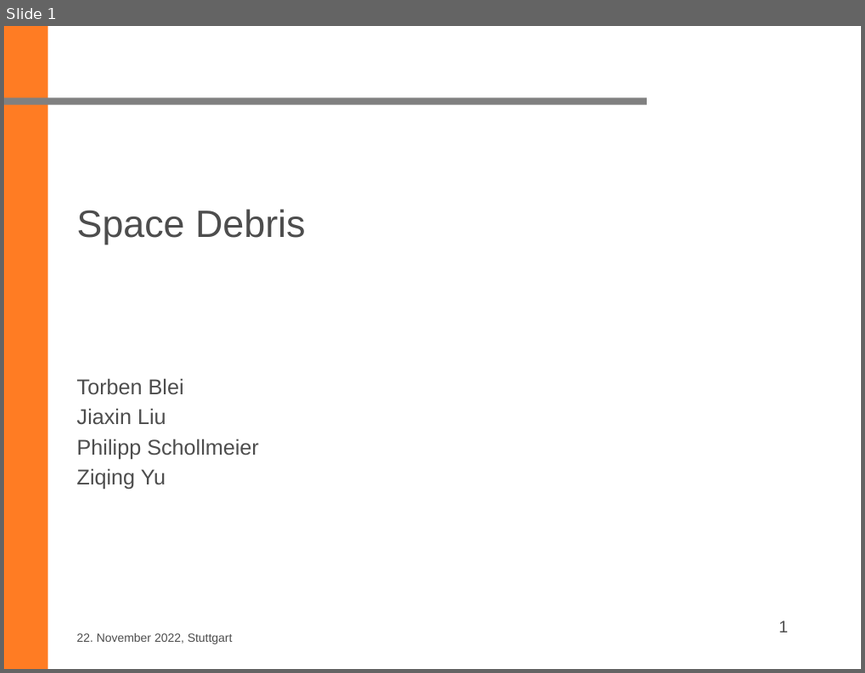
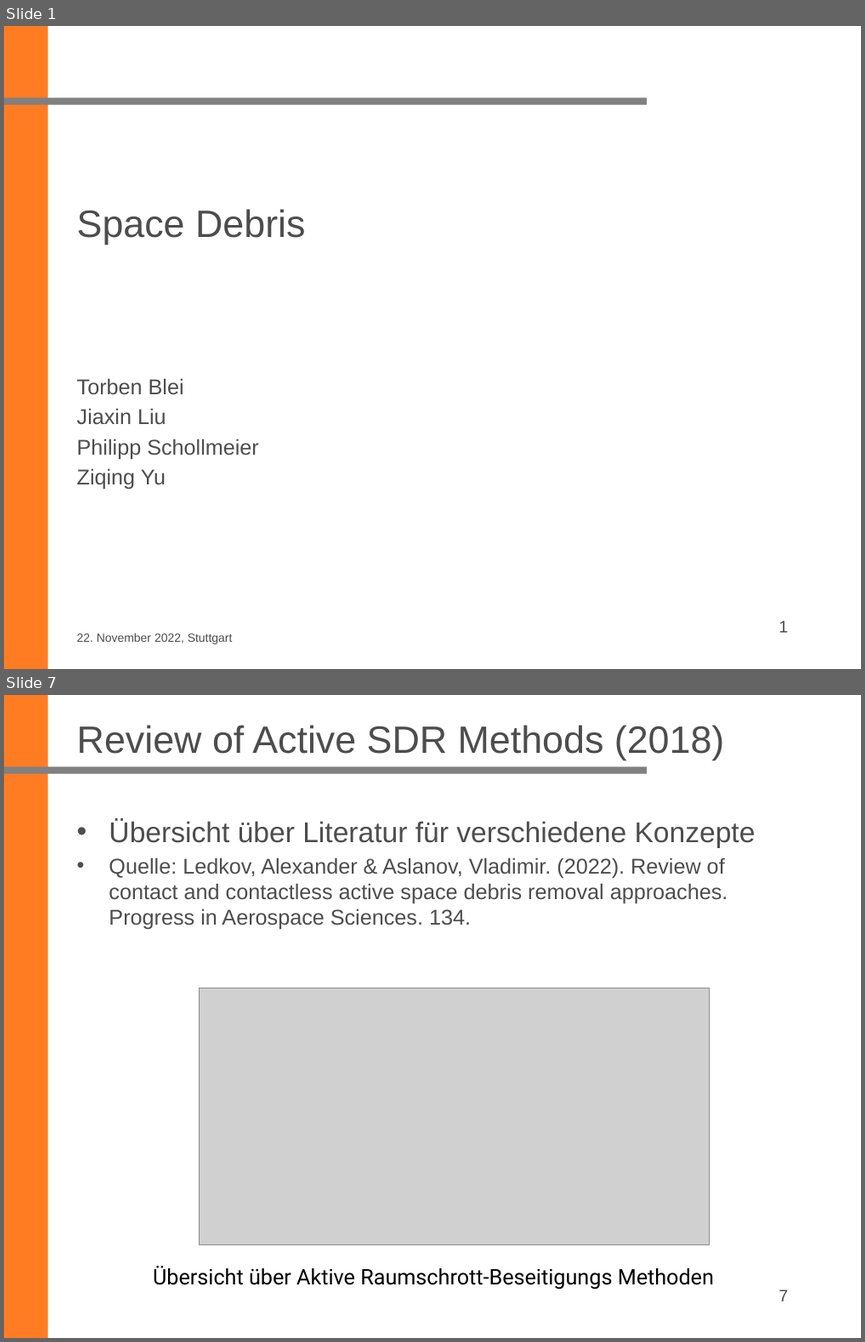
Before and after one commit to ziqing97/Seminar-Aktuelle-Geodaetische-Satelliten-missionen, a slide deck: Project_Space_Debris/vortrag/20221219_Philipp.pptx. Shown one above the other, each under a label of ours: slide 1 before the commit, slides 1 and 7 after it; the slides between them are not shown. The pictures are 865x673 and 865x1342 pixels, drawn with LibreOffice and Linux fonts; fonts in the diff are those of the drawing; grey boxes stand for pictures; background and template pictures are left out. Boxes give left, top, right and bottom in pixels: in the first picture for what was removed or moved away, otherwise in the second. Text is boxed around its words. In the diff, an @@ line names an element or a change of style, - is before the commit and + after.

```diff
--- a/Project_Space_Debris/vortrag/20221219_Philipp.pptx
+++ b/Project_Space_Debris/vortrag/20221219_Philipp.pptx
@@ slide 7 added at [4,695,861,1338], background #FFFFFF; not listed: 2 template elements that a slide beside it also shows @@
@@ title added at [77,725,724,760], 32 pt, text #4D4D4D @@
+Review of Active SDR Methods (2018)
@@ text added at [109,819,755,930], 18 pt, text #4D4D4D @@
+• Übersicht über Literatur für verschiedene Konzepte
+• Quelle: Ledkov, Alexander & Aslanov, Vladimir. (2022). Review of contact and contactless active space debris removal approaches. Progress in Aerospace Sciences. 134.
@@ picture added at [200,988,710,1245] @@
@@ text added at [153,1265,714,1289], 18 pt, text #000000 @@
+Übersicht über Aktive Raumschrott-Beseitigungs Methoden
@@ page number added at [778,1289,788,1301], 14 pt, text #4D4D4D @@
+7
```
Also in this commit, not shown: 5 other slides added.
